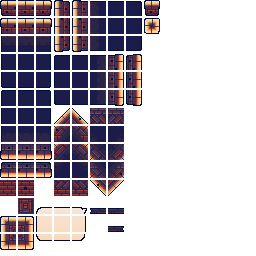
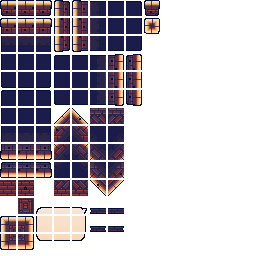
Comparing the layer stacks of the two (256, 256) images. Changes:
painted on "그룹 2 - 고급 개체 그룹" over [90, 226, 106, 232]
